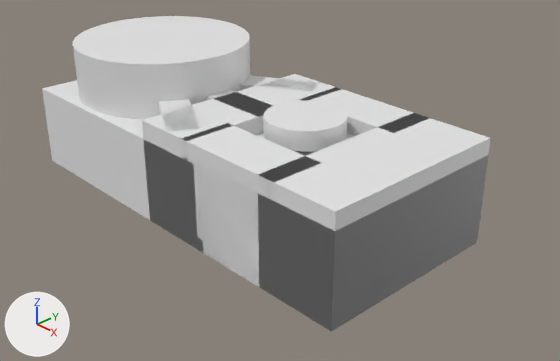
One commit to the Blender file [2026] Power Station/01 Design.blend: the scene before it, then after it.
Rendered twice from a camera (50 mm lens) standing at (0.204, -0.172, 0.14) and looking at (0.016, 0.005, 0.014). Arrows for +X, +Y and +Z are at lower left; the lights stay in place. The older version comes first.
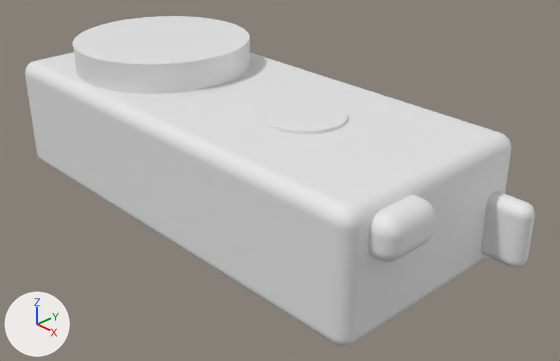
Where the newer file only moved an object's origin or applied its transform, the numbers keep the older frame.

What differs and where, as boxes (x1, y1, x2, y2) in the pictures (560 x 361 px):
'Cube', shown: after (25, 52, 512, 346)
'Cube.012', added: after (368, 195, 435, 262)
'Cube.011', added: after (481, 191, 535, 268)
'Cube.004', unchanged, covered by the edit: before (258, 113, 490, 331)
'Cube.003', unchanged, covered by the edit: before (184, 132, 488, 330)
'Cube.001', unchanged, covered by the edit: before (42, 75, 252, 249)
'Cube.005', unchanged, covered by the edit: before (142, 74, 339, 246)

The edits, one by one:
Material 'Material.013' (mat_material_013) is new.
Its base color is (0.8, 0.8, 0.8) (white #e7e7e7).
Material 'Material.012' (mat_material_012) is new.
Its base color is (0.8, 0.8, 0.8) (white #e7e7e7).
Mesh me_cube_013 is new.
It is a box spanning x -0.0152..0.0152, y -0.011..0.011, z -0.007..0.007.
It uses material mat_material_013 (white #e7e7e7).
Mesh me_cube_012 is new.
It is a box spanning x -0.0152..0.0152, y -0.004..0.004, z -0.0115..0.0115.
It uses material mat_material_012 (white #e7e7e7).
Object 'Cube' (ob_cube) is now shown.
Object 'Cube.010' (ob_cube_010) gains a BEVEL modifier named 'Bevel'.
Modifier setting: width = 0.005.
Modifier setting: width_pct = 0.005.
Modifier setting: segments = 100.
Object 'Cube.012' (ob_cube_012) is new; it shows me_cube_013.
Its location is (0.0824, -0.021, 0.035).
It gains a BEVEL modifier named 'Bevel'.
Modifier setting: width = 0.005.
Modifier setting: width_pct = 0.005.
Modifier setting: segments = 100.
Object 'Cube.011' (ob_cube_011) is new; it shows me_cube_012.
Its location is (0.089, 0.0295, 0.0165).
It gains a BEVEL modifier named 'Bevel'.
Modifier setting: width = 0.005.
Modifier setting: width_pct = 0.005.
Modifier setting: segments = 100.
